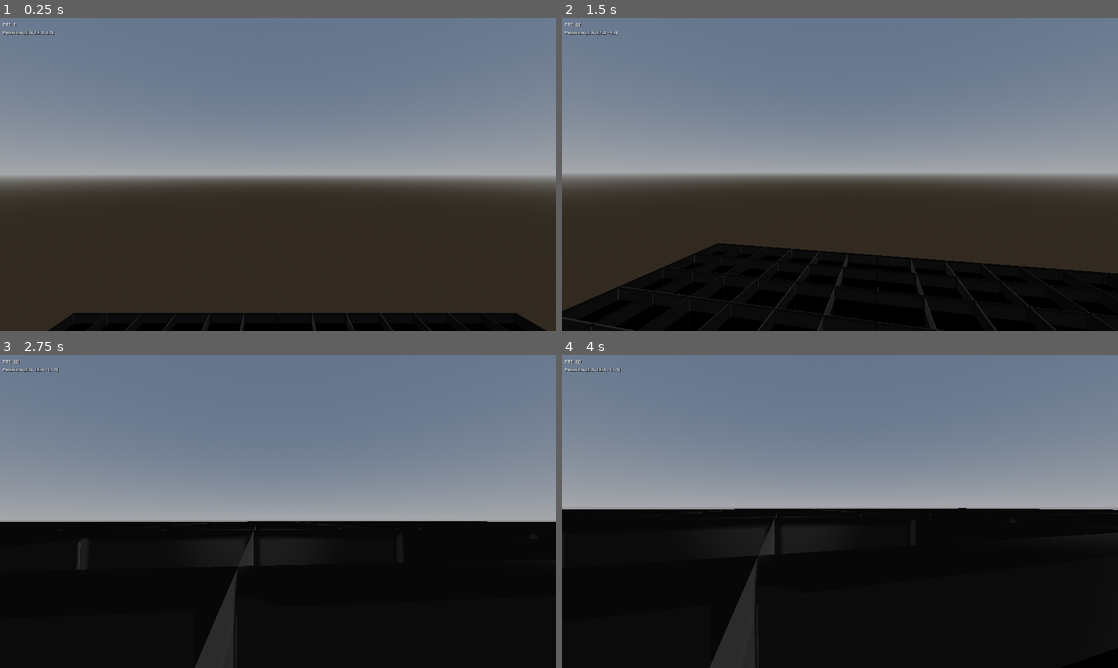
Above: before the commit, frames 1-4 (two rows, left to right).
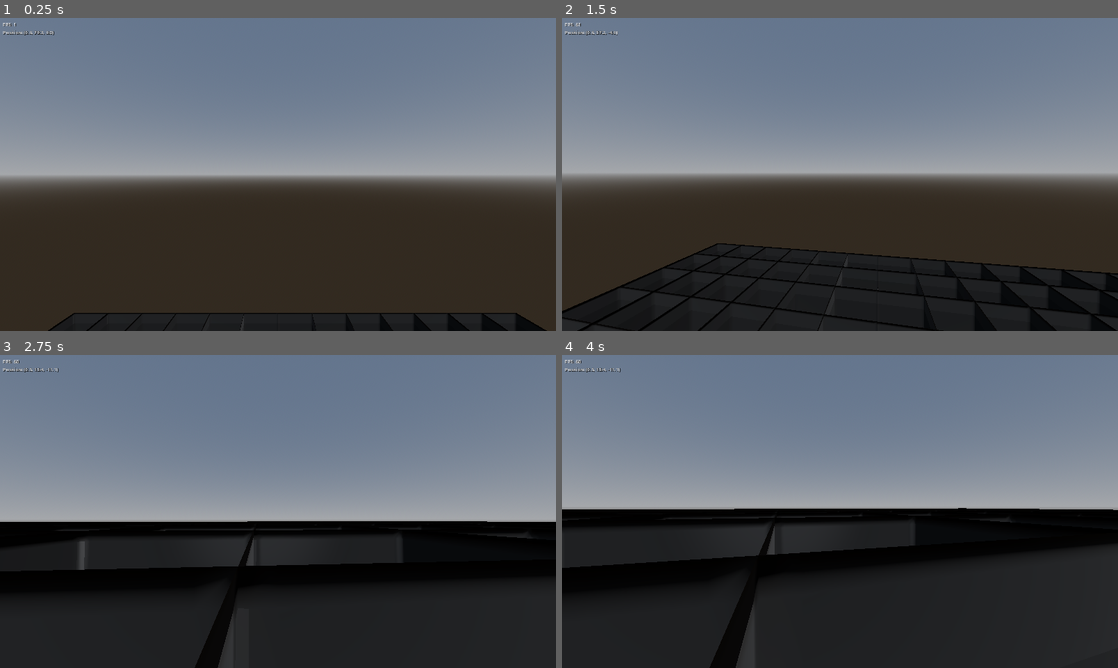
Above: after the commit, the same moments.

Repository: shifty81/Sword-And-Stone
Game: Godot game, scene res://scenes/main.tscn
Same seed, same stepped clock (60 frames per second), same inputs: the game is played once before the commit and once after it.
Inputs (mouse positions are in pixels of both pictures, inside the frame that each line leads up to):
- Up to frame 1 (0.25 s): no input
- Up to frame 2 (1.5 s): move the mouse to (867, 174) at 0.52 s; hold W (move_forward) from 0.53 s (still down); click (867, 174) at 0.6 s; tap Space (jump) at 0.77 s; move the mouse to (812, 174) at 1.27 s; right-click (812, 174) at 1.35 s
- Up to frame 3 (2.75 s): keep holding W (move_forward); tap Space (jump) at 1.52 s; move the mouse to (289, 505) at 2.02 s; hold Shift (sprint) from 2.03 s (still down)
- Up to frame 4 (4 s): keep holding W (move_forward); move the mouse to (834, 517) at 2.77 s; release Shift (sprint) at 2.78 s; click (834, 517) at 2.85 s; tap Space (jump) at 3.02, 3.77 s; tap Enter at 3.5 s; move the mouse to (878, 514) at 3.52 s; right-click (878, 514) at 3.6 s

The runs differ from the first frame. In frame 1, 2.2% of the frame differs, in the area x 9-93%, y 94-100%; in frame 2, 7.3%; in frame 3, 10%; in frame 4, 15%, in the area x 0-100%, y 49-100%.

Commit message:
Fix game freeze and grayscale rendering issues
- Fixed shader to use built-in variables instead of manual world transforms
- Removed render_mode unshaded that was causing lighting issues
- Added fallback color handling in shader to prevent pure black/grey
- Implemented deferred mesh regeneration to prevent game freeze
- Added error handling for material loading
- Set vertex colors per vertex to ensure proper color propagation

Co-authored-by: shifty81 <50773914+shifty81@users.noreply.github.com>

Diff:
--- a/scripts/voxel/chunk.gd
+++ b/scripts/voxel/chunk.gd
@@ -12,6 +12,7 @@
 var mesh_instance: MeshInstance3D
 var collision_shape: CollisionShape3D
 var voxel_material: Material
+var needs_mesh_update: bool = false
 
 func initialize(generator: WorldGenerator, chunk_pos: Vector3i, size: int):
 	world_generator = generator
@@ -27,8 +28,10 @@
 			voxels[x][y] = []
 			voxels[x][y].resize(chunk_size)
 
-	# Load voxel material
+	# Load voxel material with error handling
 	voxel_material = load("res://materials/cel_material.tres")
+	if voxel_material == null:
+		push_error("Failed to load cel_material.tres - voxels will render with default material")
 
 	# Create mesh instance
 	mesh_instance = MeshInstance3D.new()
@@ -89,13 +92,18 @@
 	var mesh = surface_tool.commit()
 	mesh_instance.mesh = mesh
 
-	# Apply material to the mesh
+	# Apply material to the mesh with verification
 	if voxel_material:
 		mesh_instance.set_surface_override_material(0, voxel_material)
+	else:
+		push_warning("Chunk at %s: No material loaded, using default" % [chunk_position])
 
 	# Create collision shape from mesh
-	var shape = mesh.create_trimesh_shape()
-	collision_shape.shape = shape
+	if mesh:
+		var shape = mesh.create_trimesh_shape()
+		collision_shape.shape = shape
+	else:
+		push_error("Failed to create mesh for chunk at %s" % [chunk_position])
 
 func should_draw_face(x: int, y: int, z: int, dx: int, dy: int, dz: int) -> bool:
 	var nx = x + dx
@@ -115,14 +123,24 @@
 	var color = VoxelType.get_voxel_color(voxel_type)
 	var vertices = get_face_vertices(x, y, z, face)
 
-	# Add vertices in correct winding order
+	# Ensure color is valid (not black/grey by default)
+	if color.r == 0.0 and color.g == 0.0 and color.b == 0.0:
+		push_warning("Voxel type %d has black color, using fallback" % voxel_type)
+		color = Color(0.8, 0.8, 0.8)  # Fallback to light grey
+
+	# Add vertices in correct winding order with color set for each
 	surface_tool.set_color(color)
 	surface_tool.add_vertex(vertices[0])
+	surface_tool.set_color(color)
 	surface_tool.add_vertex(vertices[1])
+	surface_tool.set_color(color)
 	surface_tool.add_vertex(vertices[2])
 
+	surface_tool.set_color(color)
 	surface_tool.add_vertex(vertices[2])
+	surface_tool.set_color(color)
 	surface_tool.add_vertex(vertices[3])
+	surface_tool.set_color(color)
 	surface_tool.add_vertex(vertices[0])
 
 func get_face_vertices(x: int, y: int, z: int, face: int) -> Array:
@@ -181,9 +199,16 @@
 
 	return voxels[x][y][z]
 
+func _process(_delta):
+	# Update mesh on next frame if needed (prevents freezing)
+	if needs_mesh_update:
+		needs_mesh_update = false
+		generate_mesh()
+
 func set_voxel(x: int, y: int, z: int, type: VoxelType.Type):
 	if x < 0 or x >= chunk_size or y < 0 or y >= chunk_size or z < 0 or z >= chunk_size:
 		return
 
 	voxels[x][y][z] = type
-	generate_mesh()
+	# Defer mesh regeneration to prevent freezing
+	needs_mesh_update = true
--- a/shaders/cel_shader.gdshader
+++ b/shaders/cel_shader.gdshader
@@ -1,7 +1,7 @@
 shader_type spatial;
-render_mode unshaded;
 
 // Borderlands-style cel-shaded shader with thick outlines
+// Fixed version to handle edge cases and ensure proper color rendering
 
 uniform vec4 albedo : source_color = vec4(1.0, 1.0, 1.0, 1.0);
 uniform int cel_levels : hint_range(2, 8) = 4;
@@ -10,41 +10,39 @@
 uniform float specular_strength : hint_range(0.0, 1.0) = 0.3;
 uniform float rim_strength : hint_range(0.0, 1.0) = 0.5;
 
-varying vec3 world_normal;
-varying vec3 world_position;
 varying vec4 vertex_color;
 
 void vertex() {
-	world_normal = (MODEL_MATRIX * vec4(NORMAL, 0.0)).xyz;
-	world_position = (MODEL_MATRIX * vec4(VERTEX, 1.0)).xyz;
 	vertex_color = COLOR;
 }
 
 void fragment() {
-	// Get view direction
-	vec3 view_dir = normalize(CAMERA_POSITION_WORLD - world_position);
-	vec3 normal = normalize(world_normal);
+	// Use vertex color as base (ensure it's not lost)
+	vec3 base_color = vertex_color.rgb * albedo.rgb;
 
-	// Calculate lighting from main light
+	// Ensure we have a minimum color to prevent pure black/grey
+	if (base_color.r < 0.01 && base_color.g < 0.01 && base_color.b < 0.01) {
+		base_color = vec3(0.5); // Fallback grey if color is missing
+	}
+
+	// Calculate lighting from fixed directional light
 	vec3 light_dir = normalize(vec3(0.5, 1.0, 0.3));
-	float NdotL = dot(normal, light_dir);
+	float NdotL = dot(NORMAL, light_dir);
 
 	// Cel-shading: quantize lighting into discrete levels
 	float cel_intensity = floor(max(NdotL, 0.0) * float(cel_levels)) / float(cel_levels);
-	cel_intensity = max(cel_intensity, 0.2); // Minimum ambient
+	cel_intensity = max(cel_intensity, 0.3); // Minimum ambient lighting
 
 	// Rim lighting for Borderlands-style effect
-	float rim = 1.0 - max(dot(view_dir, normal), 0.0);
+	vec3 view_dir = normalize(VIEW);
+	float rim = 1.0 - max(dot(view_dir, NORMAL), 0.0);
 	rim = smoothstep(0.6, 1.0, rim);
 	vec3 rim_light = vec3(rim) * rim_strength;
 
 	// Specular highlight
 	vec3 half_dir = normalize(light_dir + view_dir);
-	float spec = pow(max(dot(normal, half_dir), 0.0), 32.0);
+	float spec = pow(max(dot(NORMAL, half_dir), 0.0), 32.0);
 	spec = step(0.5, spec) * specular_strength;
-
-	// Use vertex color if available, otherwise use uniform albedo
-	vec3 base_color = vertex_color.rgb * albedo.rgb;
 
 	// Combine lighting
 	vec3 final_color = base_color * cel_intensity;
@@ -52,7 +50,7 @@
 	final_color += vec3(spec);
 
 	// Edge detection for outline (view-angle based)
-	float edge = 1.0 - abs(dot(view_dir, normal));
+	float edge = 1.0 - abs(dot(view_dir, NORMAL));
 	edge = smoothstep(0.0, outline_thickness * 10.0, edge);
 
 	// Apply outline
--- /dev/null
+++ b/shaders/cel_shader_simple.gdshader
@@ -0,0 +1,41 @@
+shader_type spatial;
+
+// Simple cel-shaded shader that prioritizes vertex colors
+
+uniform vec4 albedo : source_color = vec4(1.0, 1.0, 1.0, 1.0);
+uniform int cel_levels : hint_range(2, 8) = 4;
+uniform float outline_thickness : hint_range(0.0, 0.1) = 0.01;
+uniform vec4 outline_color : source_color = vec4(0.0, 0.0, 0.0, 1.0);
+
+varying vec4 vertex_color;
+
+void vertex() {
+vertex_color = COLOR;
+}
+
+void fragment() {
+// Use vertex color as base
+vec3 base_color = vertex_color.rgb * albedo.rgb;
+
+// Simple diffuse lighting
+vec3 light_dir = normalize(vec3(0.5, 1.0, 0.3));
+float NdotL = dot(NORMAL, light_dir);
+
+// Cel-shading: quantize lighting into discrete levels
+float cel_intensity = floor(max(NdotL, 0.0) * float(cel_levels)) / float(cel_levels);
+cel_intensity = max(cel_intensity, 0.3); // Minimum ambient lighting
+
+// Apply lighting to base color
+vec3 final_color = base_color * cel_intensity;
+
+// Simple outline based on view angle
+vec3 view_dir = normalize(VIEW);
+float edge = 1.0 - abs(dot(NORMAL, view_dir));
+edge = smoothstep(0.0, outline_thickness * 5.0, edge);
+
+// Mix with outline color
+final_color = mix(final_color, outline_color.rgb, edge * 0.3);
+
+ALBEDO = final_color;
+ALPHA = albedo.a;
+}
